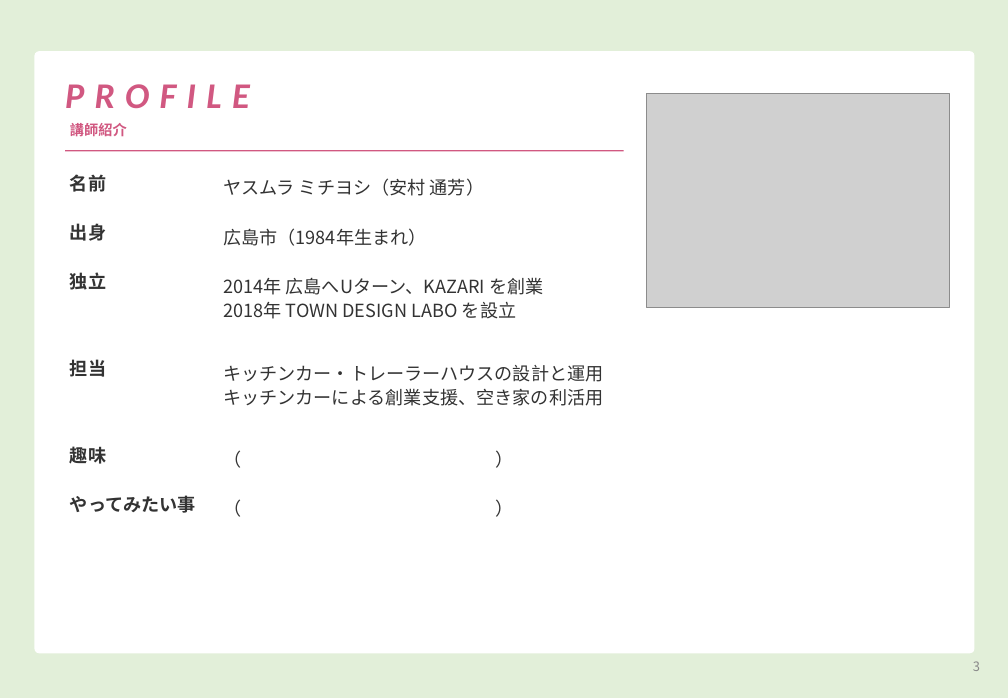
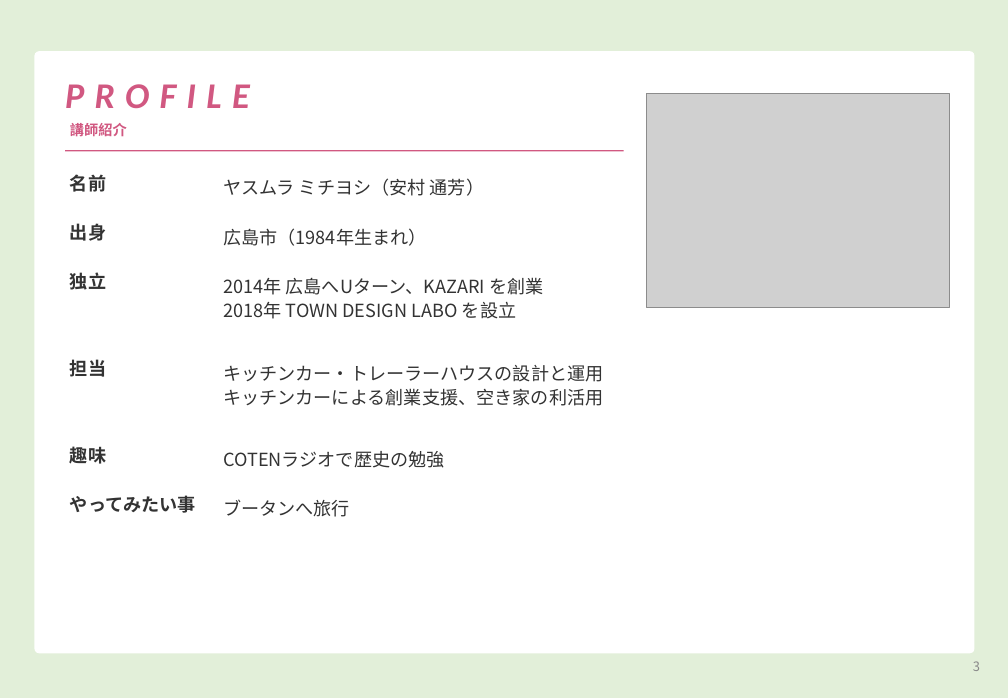
Before and after one commit to michiyosi/town-design-labo, a slide deck: slide 3 of seminar/sekio-dx-2026-09/DXマーケティング後半編.pptx. Drawn at 1008x698 pixels with LibreOffice and Linux fonts; fonts in the diff are those of the drawing; grey boxes stand for pictures. Boxes give left, top, right and bottom in pixels: in the first picture for what was removed or moved away, otherwise in the second. Text is boxed around its words. In the diff, an @@ line names an element or a change of style, - is before the commit and + after.

```diff
--- a/seminar/sekio-dx-2026-09/DXマーケティング後半編.pptx
+++ b/seminar/sekio-dx-2026-09/DXマーケティング後半編.pptx
@@ text at [223, 451, 444, 468]: text changed @@
-（ ）
+COTENラジオで歴史の勉強
@@ text at [223, 499, 350, 517]: text changed @@
-（ ）
+ブータンへ旅行
```
Also in this commit, not shown: 3 other files.
